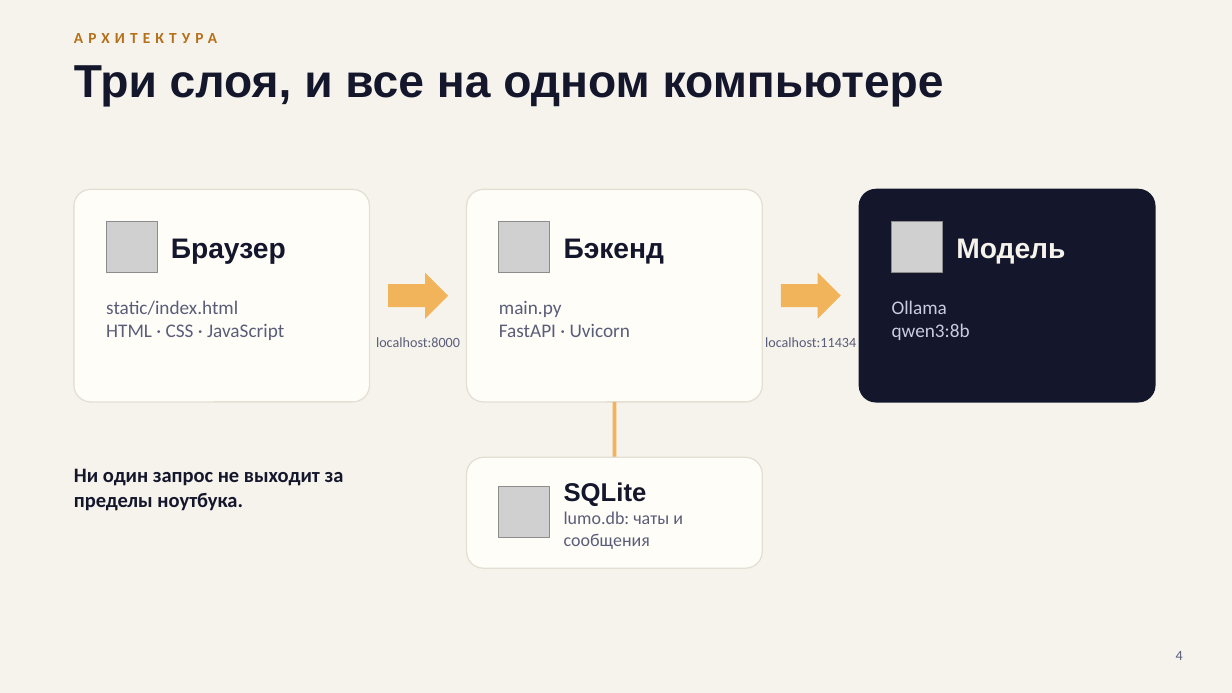
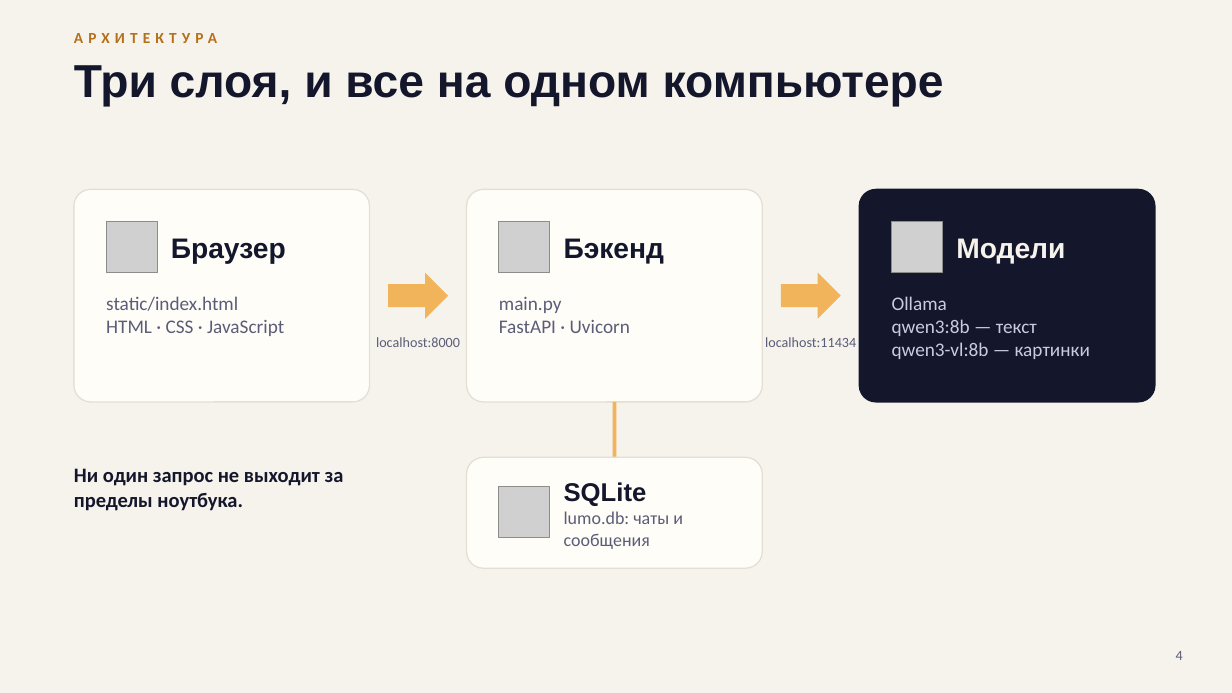
Before and after one commit to surnova2703/lumelle, a slide deck: slide 4 of docs/Lumo_AI_tech_RU.pptx. Drawn at 1232x693 pixels with LibreOffice and Linux fonts; fonts in the diff are those of the drawing; grey boxes stand for pictures. Boxes give left, top, right and bottom in pixels: in the first picture for what was removed or moved away, otherwise in the second. Text is boxed around its words. In the diff, an @@ line names an element or a change of style, - is before the commit and + after.

```diff
--- a/docs/Lumo_AI_tech_RU.pptx
+++ b/docs/Lumo_AI_tech_RU.pptx
@@ text at (956, 238, 1065, 264): text changed @@
-Модель
+Модели
@@ text "static/index.html": place and size @@
-text "static/index.html" at (106, 300, 284, 340)
+text "static/index.html" at (106, 296, 284, 336)
@@ text "main.py": place and size @@
-text "main.py" at (499, 301, 630, 337)
+text "main.py" at (499, 297, 630, 333)
@@ text at (892, 319, 1090, 359): text changed @@
-qwen3:8b
+qwen3:8b — текст
+qwen3-vl:8b — картинки
```
Also in this commit, not shown: 9 other slides changed, 38 other files.
